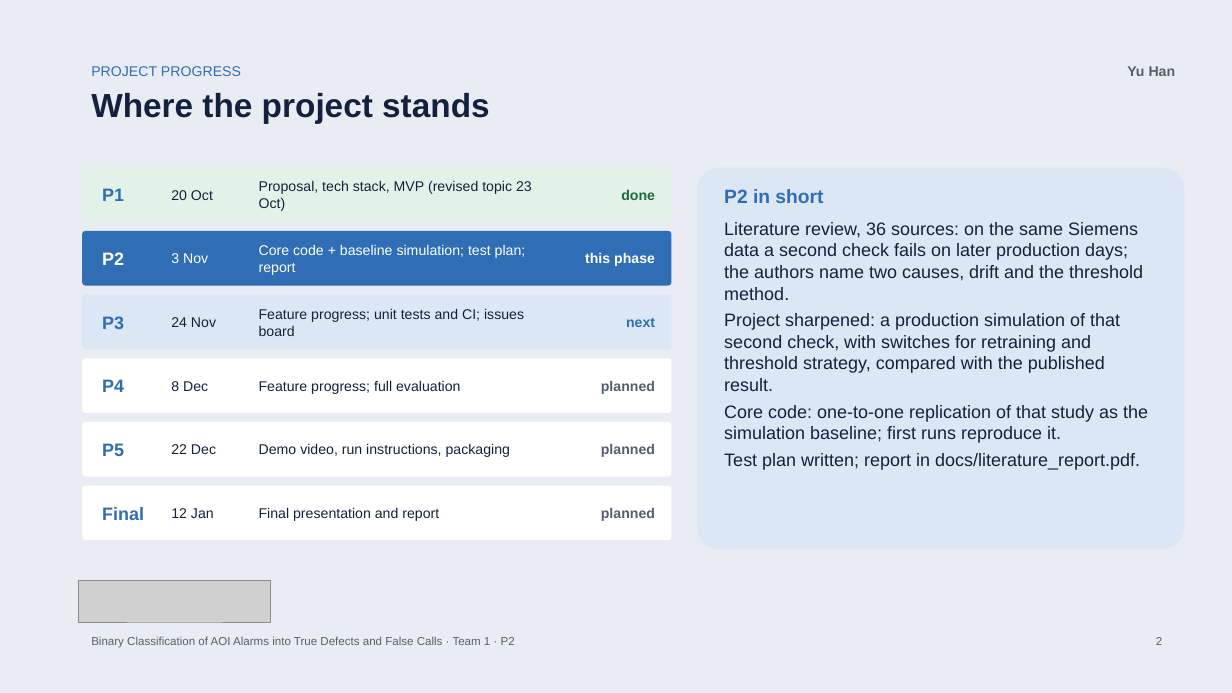
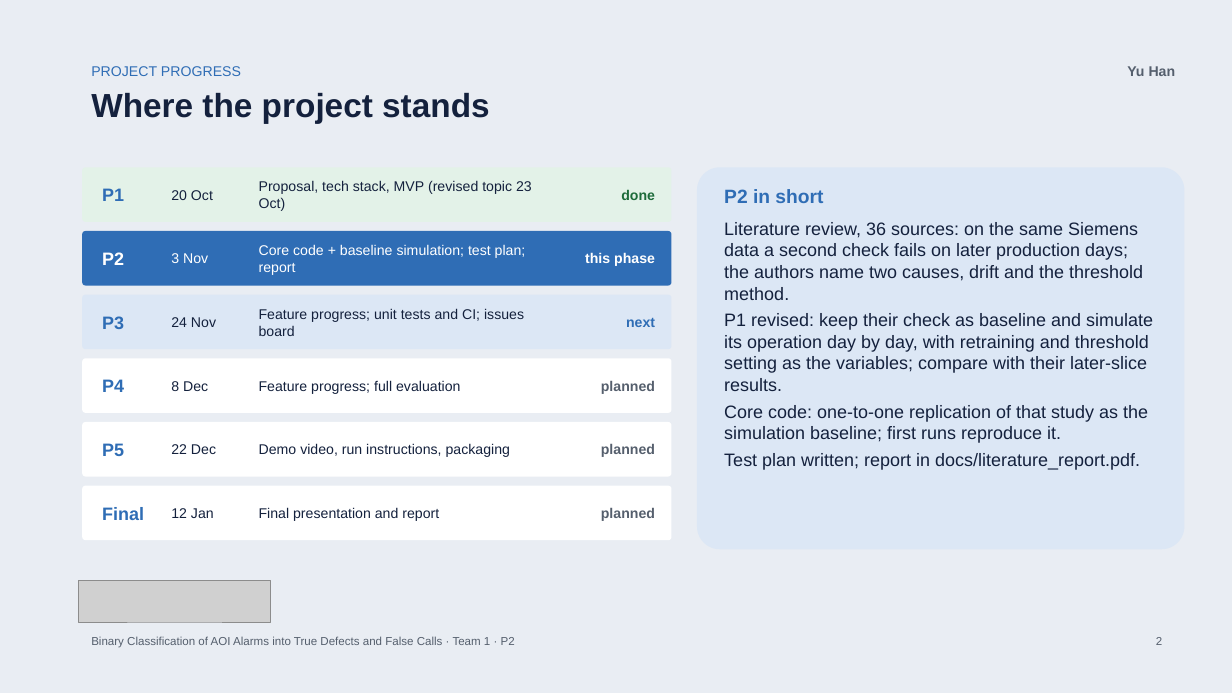
Before and after one commit to bodhi584/aoi-false-call-classification, a slide deck: slide 2 of docs/slides_p2.pptx. Drawn at 1232x693 pixels with LibreOffice and Linux fonts; fonts in the diff are those of the drawing; grey boxes stand for pictures. Boxes give left, top, right and bottom in pixels: in the first picture for what was removed or moved away, otherwise in the second. Text is boxed around its words. In the diff, an @@ line names an element or a change of style, - is before the commit and + after.

Commit message:
P2 slides: revision of P1 after the core paper; switches -> variables (#32, #36)

```diff
--- a/docs/slides_p2.pptx
+++ b/docs/slides_p2.pptx
@@ text at [724,313,1153,391]: text changed @@
-Project sharpened: a production simulation of that second check, with switches for retraining and threshold strategy, compared with the published result.
+P1 revised: keep their check as baseline and simulate its operation day by day, with retraining and threshold setting as the variables; compare with their later-slice results.
```
Also in this commit, not shown: 5 other slides changed, 5 other files.
